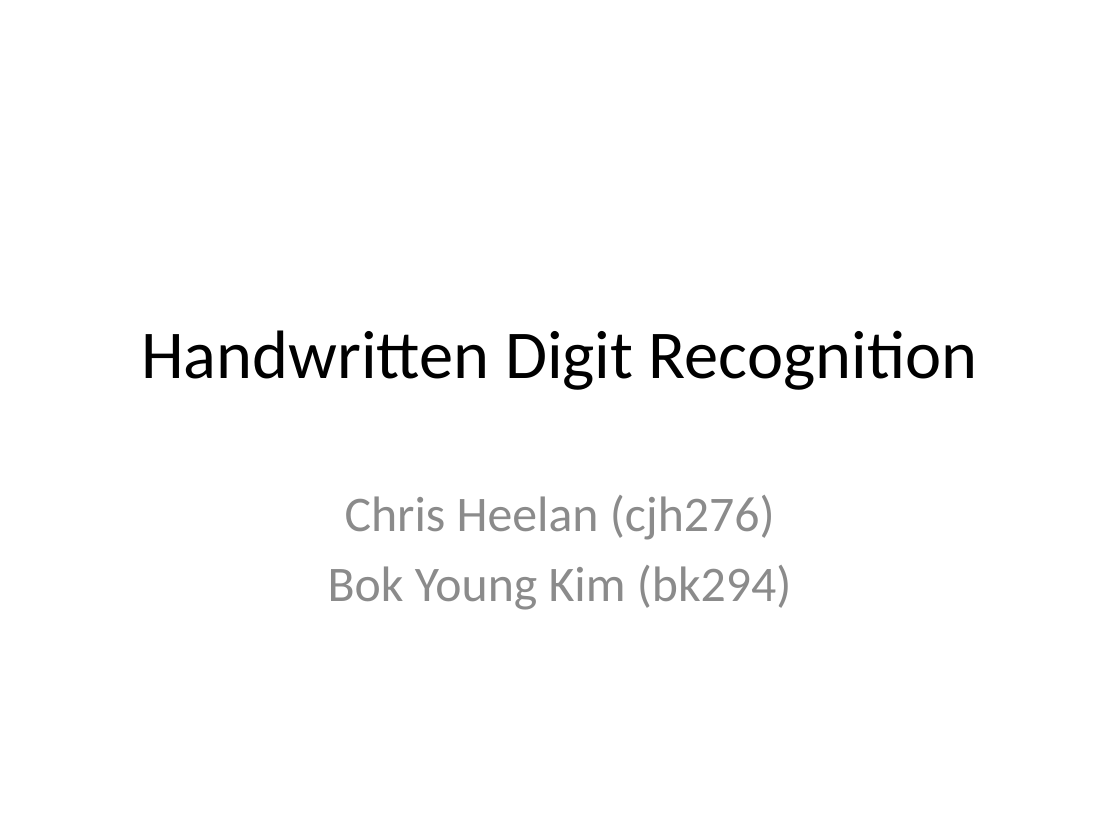
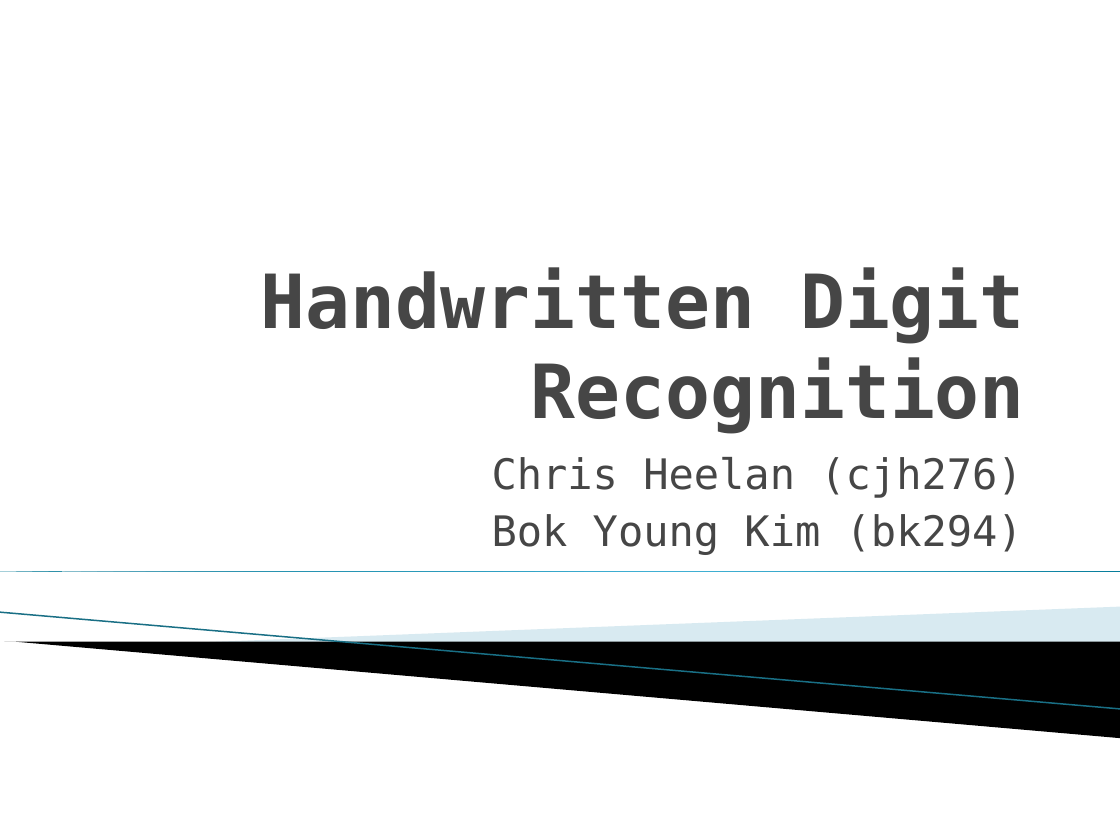
Before and after one commit to cheelan/Handwriting, a slide deck: slide 1 of Handwritten Digit Recognition.pptx. Drawn at 1120x840 pixels with LibreOffice and Linux fonts; fonts in the diff are those of the drawing; background and template pictures are left out. Boxes give left, top, right and bottom in pixels: in the first picture for what was removed or moved away, otherwise in the second. Text is boxed around its words. In the diff, an @@ line names an element or a change of style, - is before the commit and + after.

```diff
--- a/Handwritten Digit Recognition.pptx
+++ b/Handwritten Digit Recognition.pptx
@@ title "Handwritten Digit Recognition": place and size @@
-title "Handwritten Digit Recognition" at bbox=[141, 330, 977, 390]
+title "Handwritten Digit Recognition" at bbox=[261, 267, 1025, 434]
@@ title "Handwritten Digit Recognition" at bbox=[261, 267, 1025, 434]: size 44 to 48 pt, font Calibri to DejaVu Sans Mono, text colour #000000 to #464646, bold on; alignment centre to right; vertical alignment middle to bottom @@
@@ subtitle "Chris Heelan (cjh276)": place and size @@
-subtitle "Chris Heelan (cjh276)" at bbox=[328, 495, 792, 610]
+subtitle "Chris Heelan (cjh276)" at bbox=[492, 457, 1023, 555]
@@ subtitle "Chris Heelan (cjh276)" at bbox=[492, 457, 1023, 555]: size 32 to 27 pt, font Calibri to DejaVu Sans Mono, text colour #8C8C8C to #464646; alignment centre to right; less space between paragraphs @@
@@ right triangle added at bbox=[0, 571, 1120, 571], fill gradient #007896 to #4CBBDF @@
@@ line added from (0, 613) to (1120, 709), #97C5D8 0.95 pt @@
@@ freeform shape added at bbox=[207, 607, 1120, 666], fill #A0CBDC at 40% opacity @@
@@ freeform shape added at bbox=[4, 642, 1120, 738], fill #000000 @@
```
Also in this commit, not shown: 4 other slides changed, 4 slides added, 1 slide removed, 4 other files.
